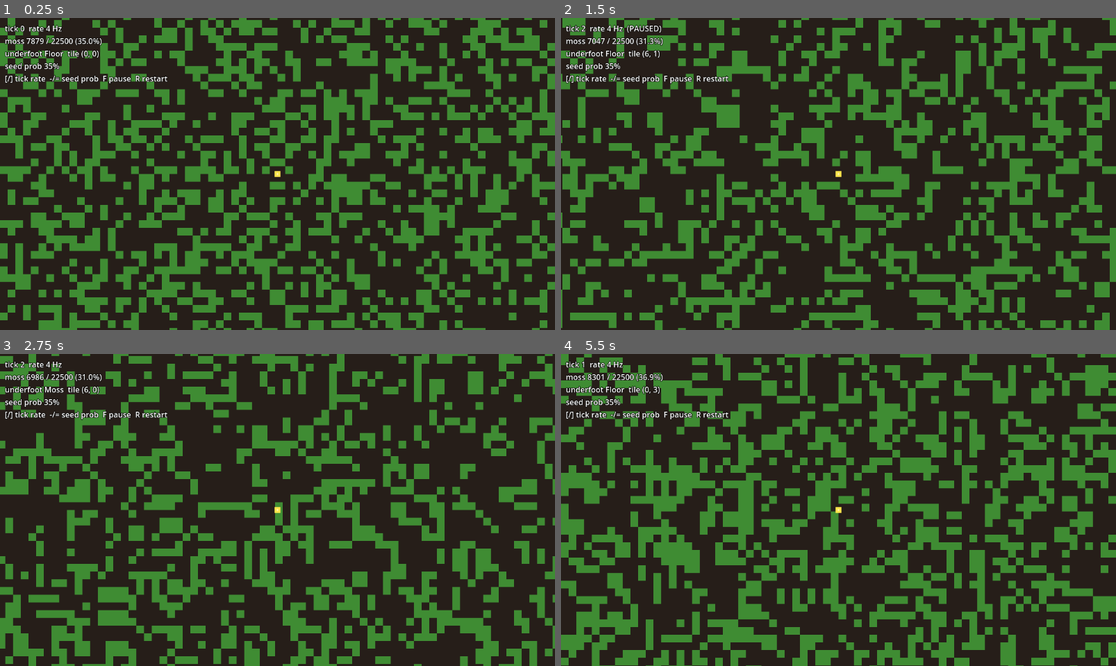
Above: before the commit, frames 1-4 (two rows, left to right).
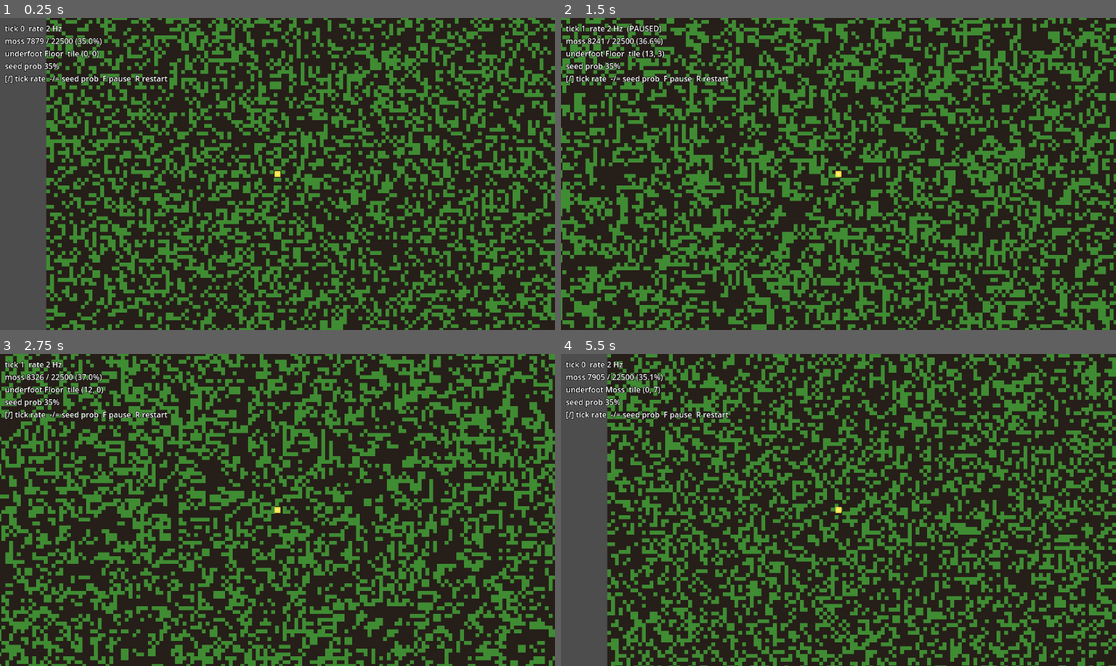
Above: after the commit, the same moments.

Repository: samthorold/godot-exploration
Game: Godot game, scene res://scenes/Main.tscn
Two runs of this game, one before a commit and one after it. Both use one fixed random seed, a clock stepped at 60 frames per second and the inputs below.
Inputs:
- Up to frame 1 (0.25 s): no input
- Up to frame 2 (1.5 s): tap Enter at 0.5 s; hold Right (ui_right) 0.53-1.28 s; tap R at 0.6 s; hold Down (ui_down) from 1.28 s (still down); tap F at 1.35 s
- Up to frame 3 (2.75 s): release Down (ui_down) at 2.03 s; hold Right (ui_right) from 2.03 s (still down); tap R at 2.1 s
- Up to frame 4 (5.5 s): release Right (ui_right) at 2.78 s; hold Up (ui_up) 2.78-3.53 s; tap F at 2.85, 4.35 s; hold Left (ui_left) 3.53-5.03 s; tap R at 3.6, 5.1 s; hold Down (ui_down) from 5.03 s (still down)

The runs differ from the first frame. In frame 1, 53% of the frame differs, in the area x 0-100%, y 0-100%; in frame 2, 48%; in frame 3, 47%; in frame 4, 53%.

Commit message:
Halve tick rate and tile size for denser, slower world
Co-Authored-By: Claude Opus 4.7 (1M context) <noreply@anthropic.com>

Diff:
--- a/scripts/Main.gd
+++ b/scripts/Main.gd
@@ -5,7 +5,7 @@
 var hud: CanvasLayer = null
 var readout: Label = null
 
-var tick_rate: float = 4.0
+var tick_rate: float = 2.0
 var tick_accum: float = 0.0
 var footstep_moss_chance: float = 0.15
 var _last_player_tile: Vector2i = Vector2i(0x7FFFFFFF, 0x7FFFFFFF)
--- a/scripts/WorldGen.gd
+++ b/scripts/WorldGen.gd
@@ -2,7 +2,7 @@
 extends RefCounted
 
 const CHUNK_SIZE := 30   # Tiles per chunk (each axis)
-const TILE_SIZE  := 16   # Pixels per tile
+const TILE_SIZE  := 8    # Pixels per tile
 
 const FLOOR := 0
 const MOSS  := 1
